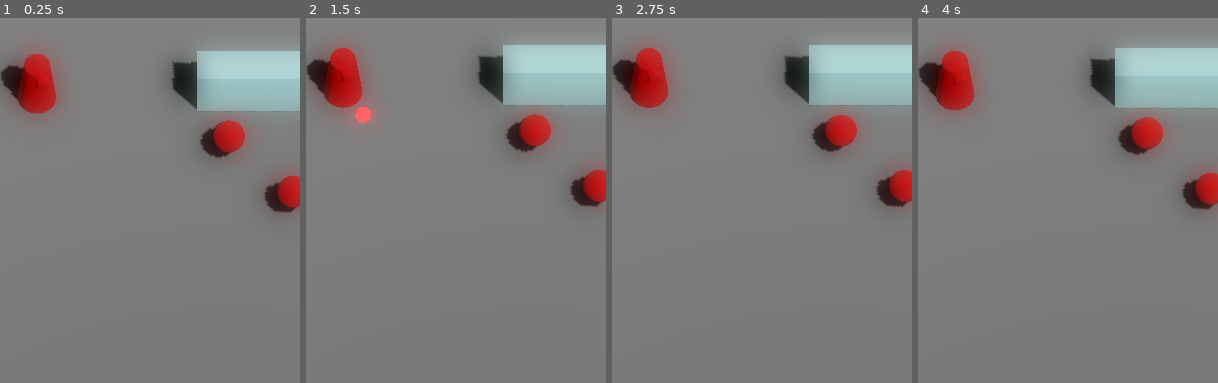
Above: before the commit, frames 1-4 (left to right).
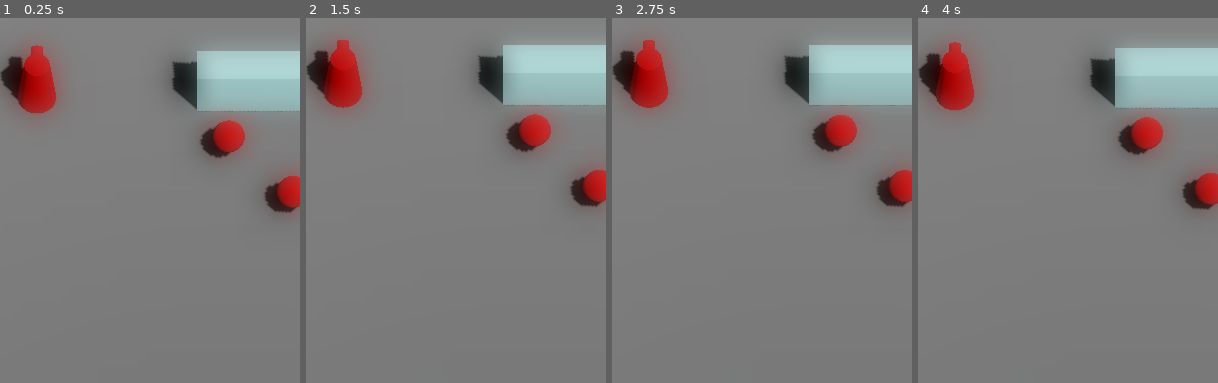
Above: after the commit, the same moments.

Repository: JackEvans24/bullet-absorb
Game: Godot game, scene res://scenes/main.tscn
The game is run twice, just before and just after one commit, with the same random seed, the same clock (stepped at 60 frames per second) and the same inputs.
Inputs:
- Up to frame 1 (0.25 s): no input
- Up to frame 2 (1.5 s): tap Enter at 1.25 s
- Up to frame 3 (2.75 s): tap Escape (restart) at 2 s
- Up to frame 4 (4 s): tap Escape (restart) at 3.5 s
The pictures show only the part of the screen within x 12-62%, y 0-50%; the shares and areas given below are measured in that part.

The runs differ from the first frame. In frame 1, 0.2% of the frame differs, in the area x 2-15%, y 7-27%; in frame 2, 0.5%, in the area x 2-23%, y 6-30%; in frame 3, 0.2%; in frame 4, 0.2%.
Error after the commit: Invalid assignment of property or key 'pivot' with value of type 'Node3D' on a base object of type 'null instance'. (res://scripts/mechanics/enemies/turret.gd:…

Commit message:
refactor: encapsulate timer in fire from point behaviour

Diff:
--- /dev/null
+++ b/prefabs/behaviours/fire_bullet.tscn
@@ -0,0 +1,25 @@
+[gd_scene load_steps=5 format=3 uid="uid://uqduo71b13ee"]
+
+[ext_resource type="Script" path="res://scripts/mechanics/shared/fire_from_point.gd" id="1_6e1u0"]
+[ext_resource type="PackedScene" uid="uid://coogevjwgwbft" path="res://prefabs/bullets/default_enemy_bullet.tscn" id="2_nuwa2"]
+[ext_resource type="Script" path="res://scripts/mechanics/shared/variable_timer.gd" id="3_u45ie"]
+[ext_resource type="Script" path="res://scripts/mechanics/shared/variable_timer_config.gd" id="4_sowr7"]
+
+[node name="Fire" type="Node"]
+script = ExtResource("1_6e1u0")
+fire_point_ref = NodePath("../Pivot/FirePoint")
+bullet_scene = ExtResource("2_nuwa2")
+
+[node name="FireTimer" type="Timer" parent="."]
+wait_time = 0.25
+autostart = true
+script = ExtResource("3_u45ie")
+
+[node name="Wait" type="Node" parent="FireTimer"]
+script = ExtResource("4_sowr7")
+duration = 1.4
+
+[node name="Fire" type="Node" parent="FireTimer"]
+script = ExtResource("4_sowr7")
+duration = 0.25
+iterations = 8
--- a/prefabs/enemies/turret.tscn
+++ b/prefabs/enemies/turret.tscn
@@ -1,13 +1,10 @@
-[gd_scene load_steps=12 format=3 uid="uid://wfijrpbc1nxm"]
+[gd_scene load_steps=9 format=3 uid="uid://wfijrpbc1nxm"]
 
 [ext_resource type="PackedScene" uid="uid://c3ytmjd7pe4pg" path="res://prefabs/enemies/enemy.tscn" id="1_rkpaq"]
 [ext_resource type="Script" path="res://scripts/mechanics/enemies/turret.gd" id="2_2ldd0"]
 [ext_resource type="Material" uid="uid://jxq13s8vw71v" path="res://materials/enemy_body.tres" id="2_bqylj"]
-[ext_resource type="PackedScene" uid="uid://coogevjwgwbft" path="res://prefabs/bullets/default_enemy_bullet.tscn" id="3_cdiyw"]
-[ext_resource type="Script" path="res://scripts/mechanics/shared/variable_timer.gd" id="5_128lh"]
-[ext_resource type="Script" path="res://scripts/mechanics/shared/variable_timer_config.gd" id="6_kudmq"]
-[ext_resource type="Script" path="res://scripts/mechanics/shared/fire_from_point.gd" id="7_vf0pv"]
-[ext_resource type="Script" path="res://scripts/mechanics/shared/look_at_target.gd" id="7_yg6ug"]
+[ext_resource type="PackedScene" uid="uid://bxkdcki5vdm0x" path="res://prefabs/behaviours/look_at_target.tscn" id="4_1qdhy"]
+[ext_resource type="PackedScene" uid="uid://uqduo71b13ee" path="res://prefabs/behaviours/fire_bullet.tscn" id="5_ok7x6"]
 
 [sub_resource type="CylinderMesh" id="CylinderMesh_wys4c"]
 material = ExtResource("2_bqylj")
@@ -46,24 +43,6 @@
 [node name="Collider" parent="." index="4"]
 shape = SubResource("CylinderShape3D_0wps2")
 
-[node name="FireTimer" type="Timer" parent="." index="5"]
-wait_time = 0.25
-autostart = true
-script = ExtResource("5_128lh")
+[node name="LookAtTarget" parent="." index="5" instance=ExtResource("4_1qdhy")]
 
-[node name="Wait" type="Node" parent="FireTimer" index="0"]
-script = ExtResource("6_kudmq")
-duration = 1.4
-
-[node name="Fire" type="Node" parent="FireTimer" index="1"]
-script = ExtResource("6_kudmq")
-duration = 0.25
-iterations = 8
-
-[node name="LookAtTarget" type="Node" parent="." index="6"]
-script = ExtResource("7_yg6ug")
-
-[node name="Fire" type="Node" parent="." index="7"]
-script = ExtResource("7_vf0pv")
-fire_point_ref = NodePath("../Pivot/FirePoint")
-bullet_scene = ExtResource("3_cdiyw")
+[node name="Fire" parent="." index="6" instance=ExtResource("5_ok7x6")]
--- a/scripts/mechanics/enemies/turret.gd
+++ b/scripts/mechanics/enemies/turret.gd
@@ -3,7 +3,6 @@
 
 @onready var look_at_target: LookAtTarget = $LookAtTarget
 @onready var fire: FireFromPoint = $Fire
-@onready var fire_timer: Timer = $FireTimer
 
 var target: Node3D:
 	set(value): look_at_target.target = value;
@@ -12,12 +11,8 @@
 	super()
 	look_at_target.pivot = pivot
 	fire.pivot = pivot
-	fire_timer.timeout.connect(_on_fire_timeout)
-
-func _on_fire_timeout():
-	fire.fire()
 
 func die():
 	super()
 	target = null
-	fire_timer.stop()
+	fire.stop()
--- a/scripts/mechanics/shared/fire_from_point.gd
+++ b/scripts/mechanics/shared/fire_from_point.gd
@@ -7,6 +7,10 @@
 var pivot: Node3D
 
 @onready var fire_point: Node3D = get_node(fire_point_ref)
+@onready var timer: Timer = $FireTimer
+
+func _ready():
+    timer.timeout.connect(fire)
 
 func fire():
     if pivot == null:
@@ -19,3 +23,6 @@
     bullet.initialise(pivot.basis)
 
     add_child(bullet)
+
+func stop():
+    timer.stop()
